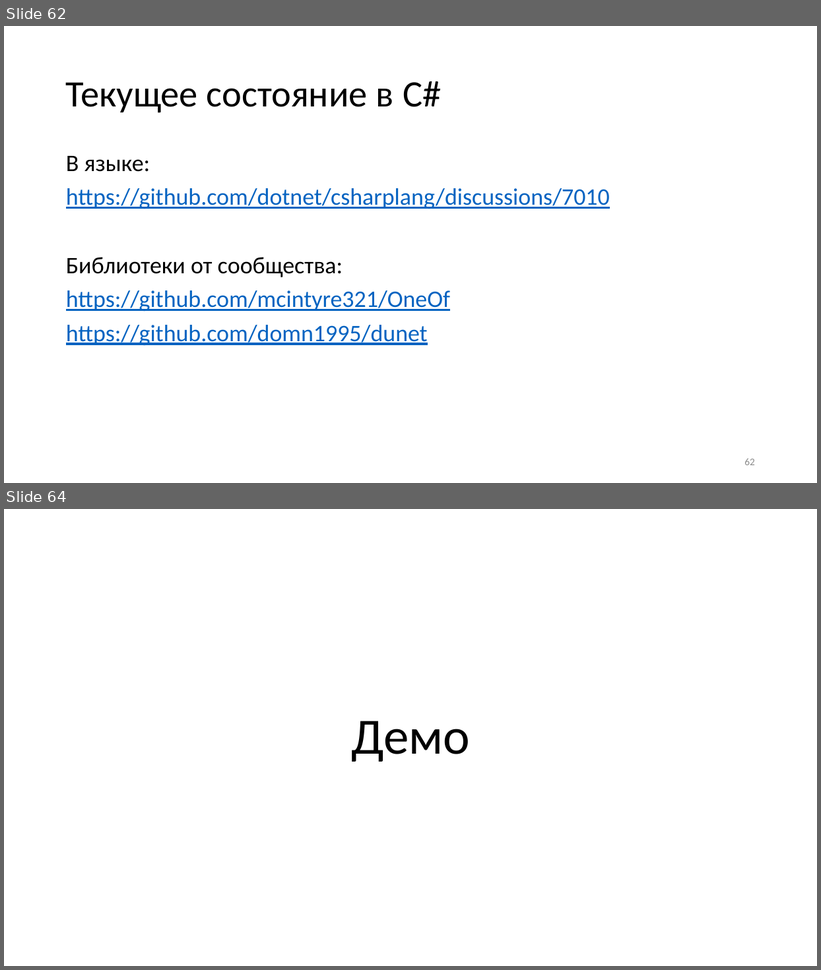
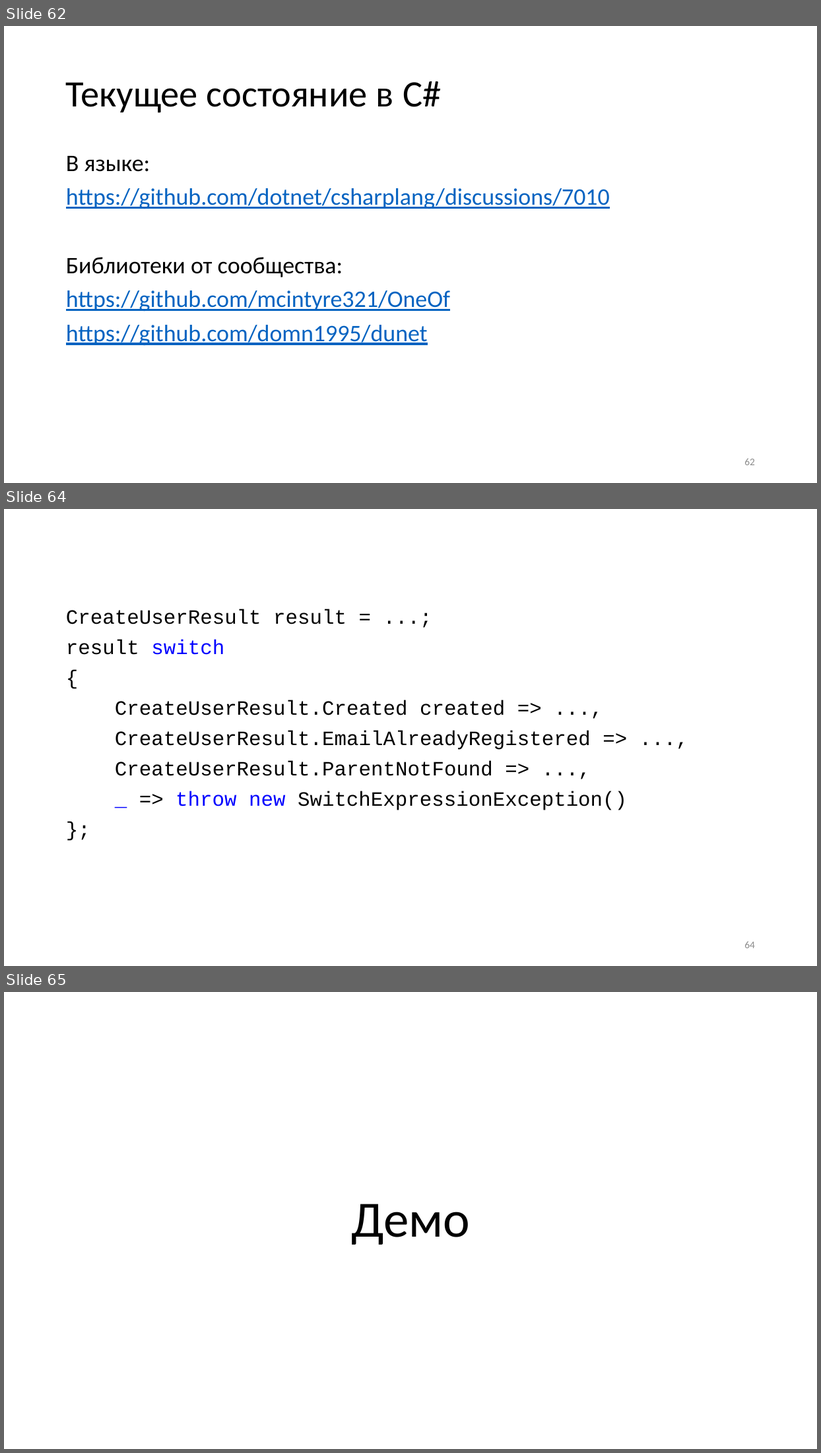
Before and after one commit to m0j0/architecture-demo, a slide deck: docs/presentation.pptx. Shown one above the other, each under a label of ours: slides 62 and 64 before the commit, slides 62, 64 and 65 after it; the slides between them are not shown. The pictures are 821x970 and 821x1453 pixels, drawn with LibreOffice and Linux fonts; fonts in the diff are those of the drawing. Boxes give left, top, right and bottom in pixels: in the first picture for what was removed or moved away, otherwise in the second. Text is boxed around its words. In the diff, an @@ line names an element or a change of style, - is before the commit and + after.

```diff
--- a/docs/presentation.pptx
+++ b/docs/presentation.pptx
@@ slide 64 added at (4, 509, 817, 966), background #FFFFFF @@
@@ text added at (66, 609, 627, 811), 24 pt, text #000000 @@
+CreateUserResult result = ...;
+result switch
+{
+CreateUserResult.Created created => ...,
+CreateUserResult.EmailAlreadyRegistered => ...,
+CreateUserResult.ParentNotFound => ...,
+_ => throw new SwitchExpressionException()
+};
@@ page number added at (745, 941, 755, 949), 12 pt, text #8C8C8C @@
+64
@@ what was slide 64 is now slide 65 @@
```
Also in this commit, not shown: 3 slides changed, 13 other files.
